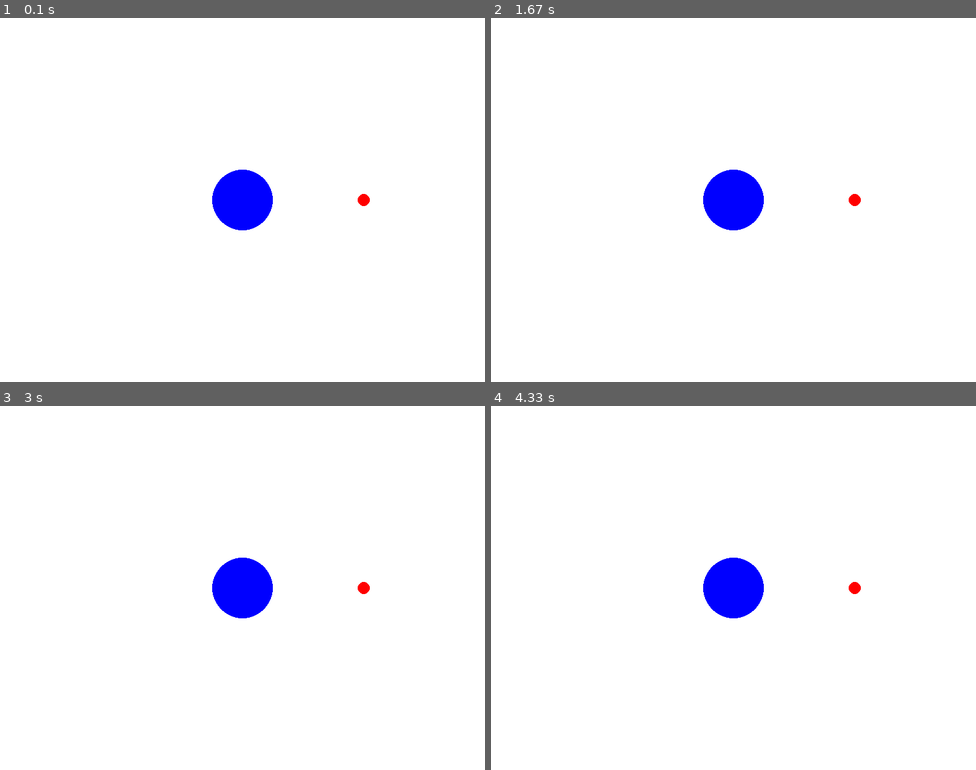
Above: before the commit, frames 1-4 (two rows, left to right).
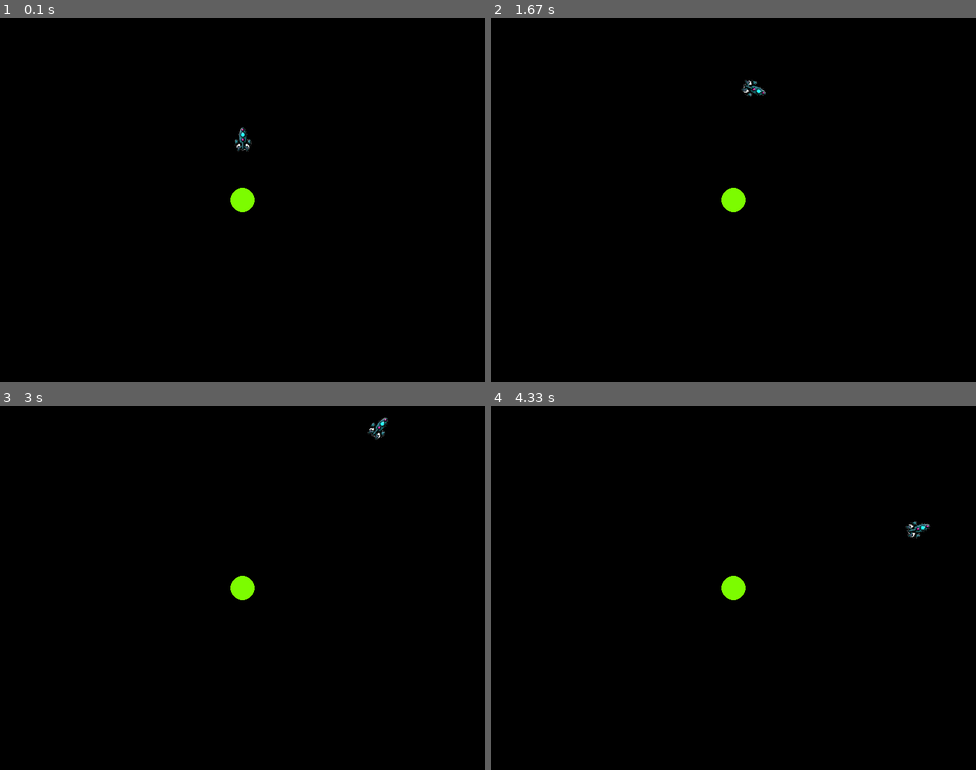
Above: after the commit, the same moments.

Repository: kws/pygame_rocket
Game: pygame game, started from pygame_rocket/__main__.py
The game is run twice, just before and just after one commit, with the same random seed, the same clock (stepped at 60 frames per second) and the same inputs.
Inputs:
- Up to frame 1 (0.1 s): no input
- Up to frame 2 (1.67 s): tap Space at 0.33, 0.73, 1.03, 1.23, 1.53 s; hold Right 0.67-1.13 s; hold Right 1.17-1.63 s
- Up to frame 3 (3 s): hold Left 1.67-2.2 s; tap Space at 1.73, 2.03, 2.3, 2.6, 2.73 s; hold Left 2.23-2.63 s; hold Right from 2.67 s (still down)
- Up to frame 4 (4.33 s): tap Space at 3.03, 3.4, 3.7, 3.9, 4.2 s; release Right at 3.3 s; hold Left 3.33-3.8 s; hold Right 3.83-4.3 s

The runs differ from the first frame. In frame 1, 100% of the frame differs, in the area x 0-100%, y 0-100%; in frame 2, 100%; in frame 3, 100%; in frame 4, 100%.

Commit message:
Create rocket game

Diff:
--- a/gravity_game/main_loop.py
+++ /dev/null
@@ -1,41 +0,0 @@
-import pygame
-import sys
-from .planet import Planet
-from .satellite import Satellite
-
-# Constants
-WIDTH, HEIGHT = 800, 600
-FPS = 60
-WHITE = (255, 255, 255)
-BLUE = (0, 0, 255)
-RED = (255, 0, 0)
-
-# Initialization
-pygame.init()
-screen = pygame.display.set_mode((WIDTH, HEIGHT))
-pygame.display.set_caption("Orbital Mechanics Simulator")
-clock = pygame.time.Clock()
-
-# Instance creation
-planet = Planet(WIDTH // 2, HEIGHT // 2, 50, BLUE)
-satellite = Satellite(WIDTH // 2 + 200, HEIGHT // 2, 10, RED)
-
-# Game loop
-def main():
-    running = True
-    while running:
-        for event in pygame.event.get():
-            if event.type == pygame.QUIT:
-                running = False
-
-        screen.fill(WHITE)
-        planet.draw(screen)
-        satellite.draw(screen)
-        pygame.display.flip()
-        clock.tick(FPS)
-
-    pygame.quit()
-    sys.exit()
-
-if __name__ == "__main__":
-    main()
--- a/gravity_game/planet.py
+++ /dev/null
@@ -1,11 +0,0 @@
-import pygame
-
-class Planet:
-    def __init__(self, x, y, radius, color):
-        self.x = x
-        self.y = y
-        self.radius = radius
-        self.color = color
-
-    def draw(self, screen):
-        pygame.draw.circle(screen, self.color, (self.x, self.y), self.radius)
--- a/gravity_game/satellite.py
+++ /dev/null
@@ -1,11 +0,0 @@
-import pygame
-
-class Satellite:
-    def __init__(self, x, y, radius, color):
-        self.x = x
-        self.y = y
-        self.radius = radius
-        self.color = color
-
-    def draw(self, screen):
-        pygame.draw.circle(screen, self.color, (self.x, self.y), self.radius)
--- /dev/null
+++ b/pygame_rocket/main_loop.py
@@ -0,0 +1,62 @@
+import sys
+import pygame
+from .planet import Planet
+from .rocket import Rocket
+from . import sprites
+
+WIDTH = 800
+HEIGHT = 600
+FPS = 60
+
+# Initialization
+pygame.init()
+screen = pygame.display.set_mode((WIDTH, HEIGHT))
+pygame.display.set_caption("Rocket Simulator")
+clock = pygame.time.Clock()
+
+text_font = pygame.font.Font(None, 12)
+
+cx, cy = WIDTH // 2, HEIGHT // 2
+
+
+rocket = Rocket((cx, cy - 100), image_path=sprites.ship_2)
+planet = Planet(
+    pos=pygame.Vector2(cx, cy),
+    mass=1e24,
+    radius=20,
+    colour="lawngreen"
+)
+
+all_sprites = pygame.sprite.Group([planet, rocket])
+
+# Game loop
+def main():
+    running = True
+    dt = 0
+
+    while running:
+        for event in pygame.event.get():
+            if event.type == pygame.QUIT:
+                running = False
+
+        keys = pygame.key.get_pressed()
+        if keys[pygame.K_LEFT]:
+            rocket.rotate(2)
+        if keys[pygame.K_RIGHT]:
+            rocket.rotate(-2)
+        if keys[pygame.K_SPACE]:
+            rocket.fire()
+
+        if keys[pygame.K_q]:
+            running = False
+
+        all_sprites.update(dt=dt, screen_dimensions=(0, 0, WIDTH, HEIGHT))
+
+        screen.fill((0,0,0))
+        all_sprites.draw(screen)
+
+        pygame.display.flip()
+        dt = clock.tick(FPS)
+
+    pygame.quit()
+    sys.exit()
--- /dev/null
+++ b/pygame_rocket/planet.py
@@ -0,0 +1,27 @@
+import pygame
+
+
+class Planet(pygame.sprite.Sprite):
+
+    def __init__(self, pos=pygame.math.Vector2(0, 0), mass=1e3, radius=10, colour="white"):
+
+       # Call the parent class (Sprite) constructor
+       super().__init__()
+
+       # Make sure objects are of the right type
+       self.pos = pygame.math.Vector2(pos)
+       self.mass = float(mass)
+       self.radius = int(radius)
+       self.colour = colour
+
+       diameter = 2 * self.radius
+
+       # Create our planet "image" - we must make sure the image is transparent - we could also load a drawing
+       self.image = pygame.Surface([diameter, diameter], pygame.SRCALPHA)
+       self.image = self.image.convert_alpha()
+       self.image.fill((0, 0, 0, 0))
+       pygame.draw.circle(self.image, color=self.colour, center=(radius, radius), radius=radius, width=radius)
+
+       # This is our boundary box
+       self.rect = self.image.get_rect()
+       self.rect.center = self.pos
--- /dev/null
+++ b/pygame_rocket/rocket.py
@@ -0,0 +1,50 @@
+import pygame
+from .sprites import ship_1
+
+
+class Rocket(pygame.sprite.Sprite):
+
+    def __init__(self, pos=pygame.math.Vector2(0, 0), direction: float = 0, image_path = ship_1):
+
+       # Call the parent class (Sprite) constructor
+       super().__init__()
+
+       # Make sure objects are of the right type
+       self.pos = pygame.math.Vector2(pos)
+       self.velocity = pygame.math.Vector2(0, 0)
+       self._direction = float(direction)
+       self.image = None
+
+       self._original_image = pygame.image.load(image_path).convert_alpha()
+
+    def update(self, *args, dt=0, screen_dimensions=None, **kwargs):
+        assert screen_dimensions, "screen_dimensions is required"
+
+        screen_x_min, screen_y_min, screen_x_max, screen_y_max = screen_dimensions
+
+        if self.pos.y < screen_y_min:
+            self.velocity.y = abs(self.velocity.y)
+        elif self.pos.y > screen_y_max:
+            self.velocity.y = -abs(self.velocity.y)
+
+        if self.pos.x < screen_x_min:
+            self.velocity.x = abs(self.velocity.x)
+        elif self.pos.x > screen_x_max:
+            self.velocity.x = -abs(self.velocity.x)
+
+        self.pos += self.velocity * dt
+
+        if self.image is None:
+            self.image = pygame.transform.rotate(self._original_image, self._direction)
+            self.rect = self.image.get_rect()
+
+        self.rect.center = self.pos
+
+    def rotate(self, degrees):
+        self._direction += degrees
+        self.image = None
+
+    def fire(self, thrust=0.01):
+        thrust_vector = pygame.math.Vector2(0, -thrust)
+        thrust_vector = thrust_vector.rotate(-self._direction)
+        self.velocity += thrust_vector
--- /dev/null
+++ b/pygame_rocket/sprites/__init__.py
@@ -0,0 +1,10 @@
+from pathlib import Path
+
+
+SPRITE_ROOT = Path(__file__).parent
+
+ship_1 = SPRITE_ROOT / "ship-1.png"
+ship_2 = SPRITE_ROOT / "ship-2.png"
+ship_3 = SPRITE_ROOT / "ship-3.png"
+
+__all__ = ["ship_1", "ship_2", "ship_3"]
--- a/pyproject.toml
+++ b/pyproject.toml
@@ -1,11 +1,15 @@
 [tool.poetry]
-name = "gravity-game"
-description = ""
+name = "pygame-rocket"
+
+description = "A simple rocket simulator in Python"
+
 version = "0.1.0"
+
 authors = ["Kaj Siebert <kaj@k-si.com>"]
 license = "MIT"
 readme = "README.md"
-packages = [{include = "gravity_game"}]
+
+packages = [{include = "pygame_rocket"}]
 
 [tool.poetry.dependencies]
 python = "^3.10"
@@ -18,3 +22,6 @@
 [build-system]
 requires = ["poetry-core"]
 build-backend = "poetry.core.masonry.api"
+
+[tool.poetry.scripts]
+rocket = "pygame_rocket.__main__:main"
Not shown, added: README.md
Empty file added: pygame_rocket/__init__.py
Binary file added: pygame_rocket/sprites/ship-1.png
Binary file added: pygame_rocket/sprites/ship-2.png
Binary file added: pygame_rocket/sprites/ship-3.png
